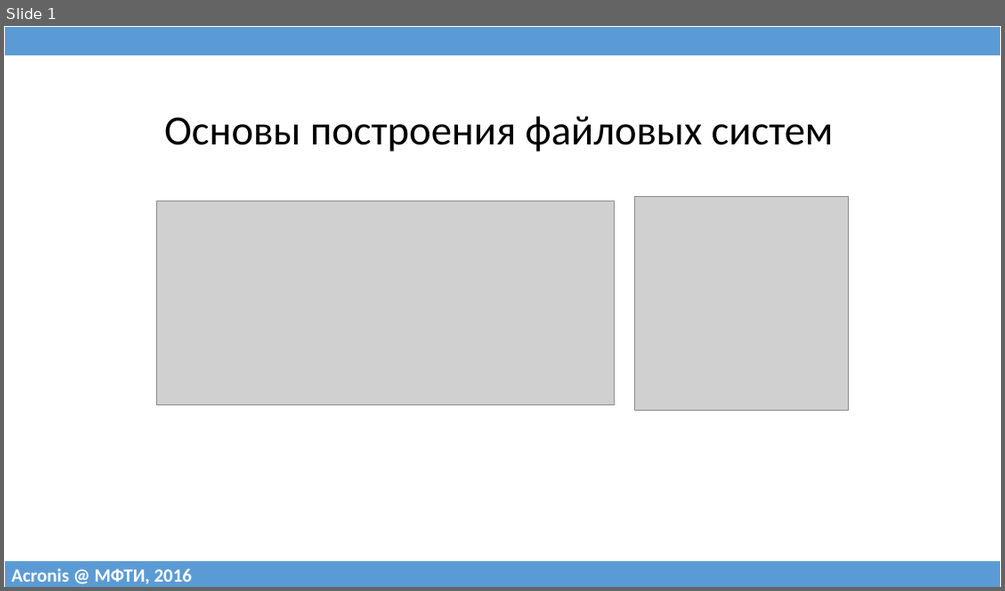
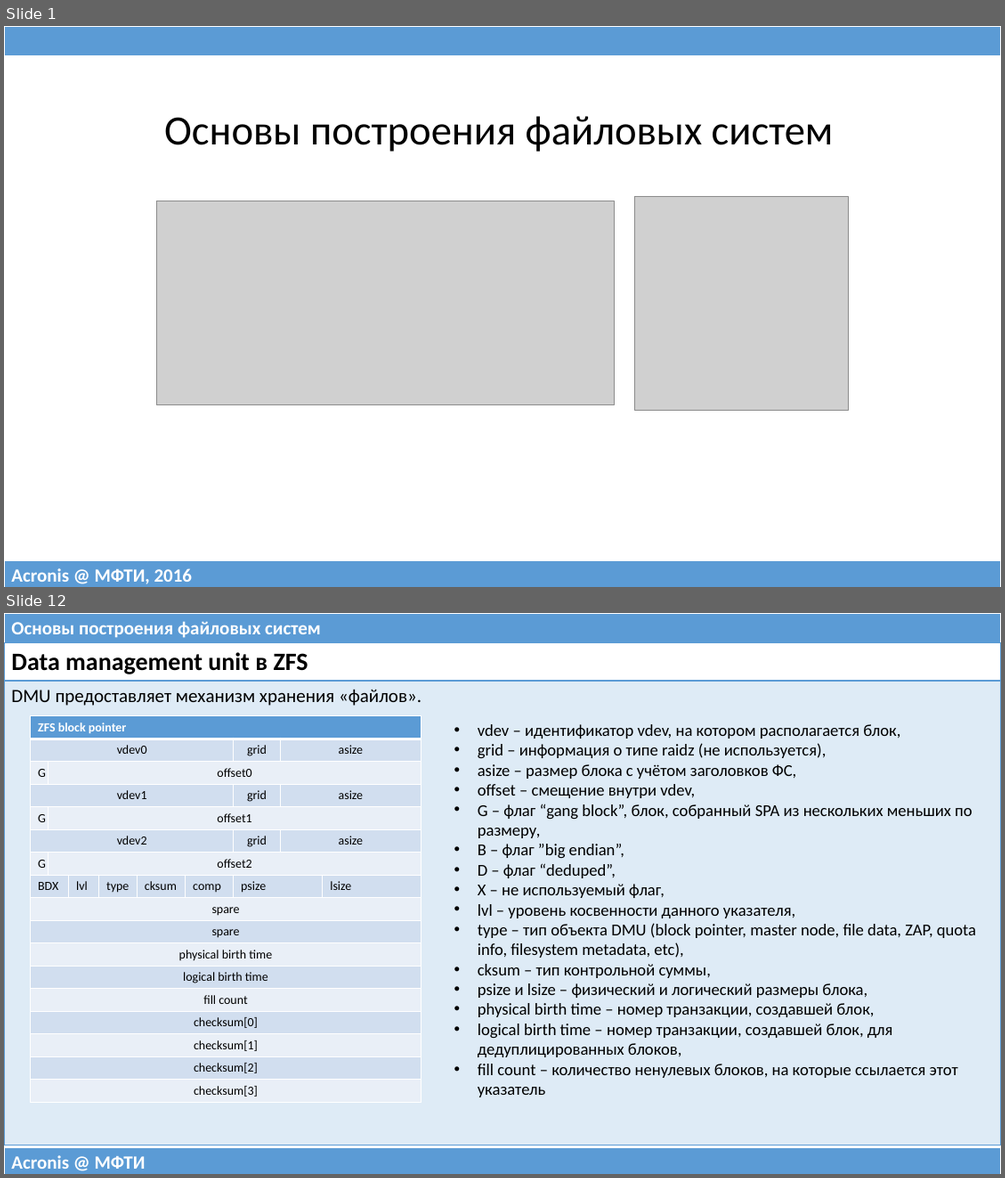
Before and after one commit to 75cc8545e7b021ed280ed0ef99fc7fc4/filesystems-101, a slide deck: talks/src/class09.pptx. Shown one above the other, each under a label of ours: slide 1 before the commit, slides 1 and 12 after it; the slides between them are not shown. The pictures are 1005x591 and 1005x1178 pixels, drawn with LibreOffice and Linux fonts; fonts in the diff are those of the drawing; grey boxes stand for pictures. Boxes give left, top, right and bottom in pixels: in the first picture for what was removed or moved away, otherwise in the second. Text is boxed around its words. In the diff, an @@ line names an element or a change of style, - is before the commit and + after.

```diff
--- a/talks/src/class09.pptx
+++ b/talks/src/class09.pptx
@@ slide 12 added at (x1=4, y1=613, x2=1001, y2=1174), background #FFFFFF @@
@@ table added at (x1=4, y1=613, x2=1001, y2=643), 1 rows, 1 columns @@
+Основы построения файловых систем
@@ table added at (x1=4, y1=643, x2=1001, y2=1136), 2 rows, 1 columns @@
+Data management unit в ZFS
+DMU предоставляет механизм хранения «файлов».
@@ table added at (x1=30, y1=716, x2=421, y2=1100), 17 rows, 9 columns @@
+ZFS block pointer |  |  |  |  |  |  |  | 
+vdev0 |  |  |  |  |  | grid | asize | 
+G | offset0 |  |  |  |  |  |  | 
+vdev1 |  |  |  |  |  | grid | asize | 
+G | offset1 |  |  |  |  |  |  | 
+vdev2 |  |  |  |  |  | grid | asize | 
+G | offset2 |  |  |  |  |  |  | 
+BDX |  | lvl | type | cksum | comp | psize |  | lsize
+spare |  |  |  |  |  |  |  | 
+spare |  |  |  |  |  |  |  | 
+physical birth time |  |  |  |  |  |  |  | 
+logical birth time |  |  |  |  |  |  |  | 
+fill count |  |  |  |  |  |  |  | 
+checksum[0] |  |  |  |  |  |  |  | 
+checksum[1] |  |  |  |  |  |  |  | 
+checksum[2] |  |  |  |  |  |  |  | 
+checksum[3] |  |  |  |  |  |  |  | 
@@ text added at (x1=477, y1=724, x2=976, y2=1097), 16 pt, text #000000 @@
+• vdev – идентификатор vdev, на котором располагается блок,
+• grid – информация о типе raidz (не используется),
+• asize – размер блока с учётом заголовков ФС,
+• offset – смещение внутри vdev,
+• G – флаг “gang block”, блок, собранный SPA из нескольких меньших по размеру,
+• B – флаг ”big endian”,
+• D – флаг “deduped”,
+• X – не используемый флаг,
+• lvl – уровень косвенности данного указателя,
+• type – тип объекта DMU (block pointer, master node, file data, ZAP, quota info, filesystem metadata, etc),
+• cksum – тип контрольной суммы,
+• psize и lsize – физический и логический размеры блока,
+• physical birth time – номер транзакции, создавшей блок,
+• logical birth time – номер транзакции, создавшей блок, для дедуплицированных блоков,
+• fill count – количество ненулевых блоков, на которые ссылается этот указатель
@@ table added at (x1=4, y1=1147, x2=1001, y2=1174), 1 rows, 1 columns @@
+Acronis @ МФТИ
```
Also in this commit, not shown: 5 slides changed, 13 other slides added, 18 slides removed, 1 other file.
